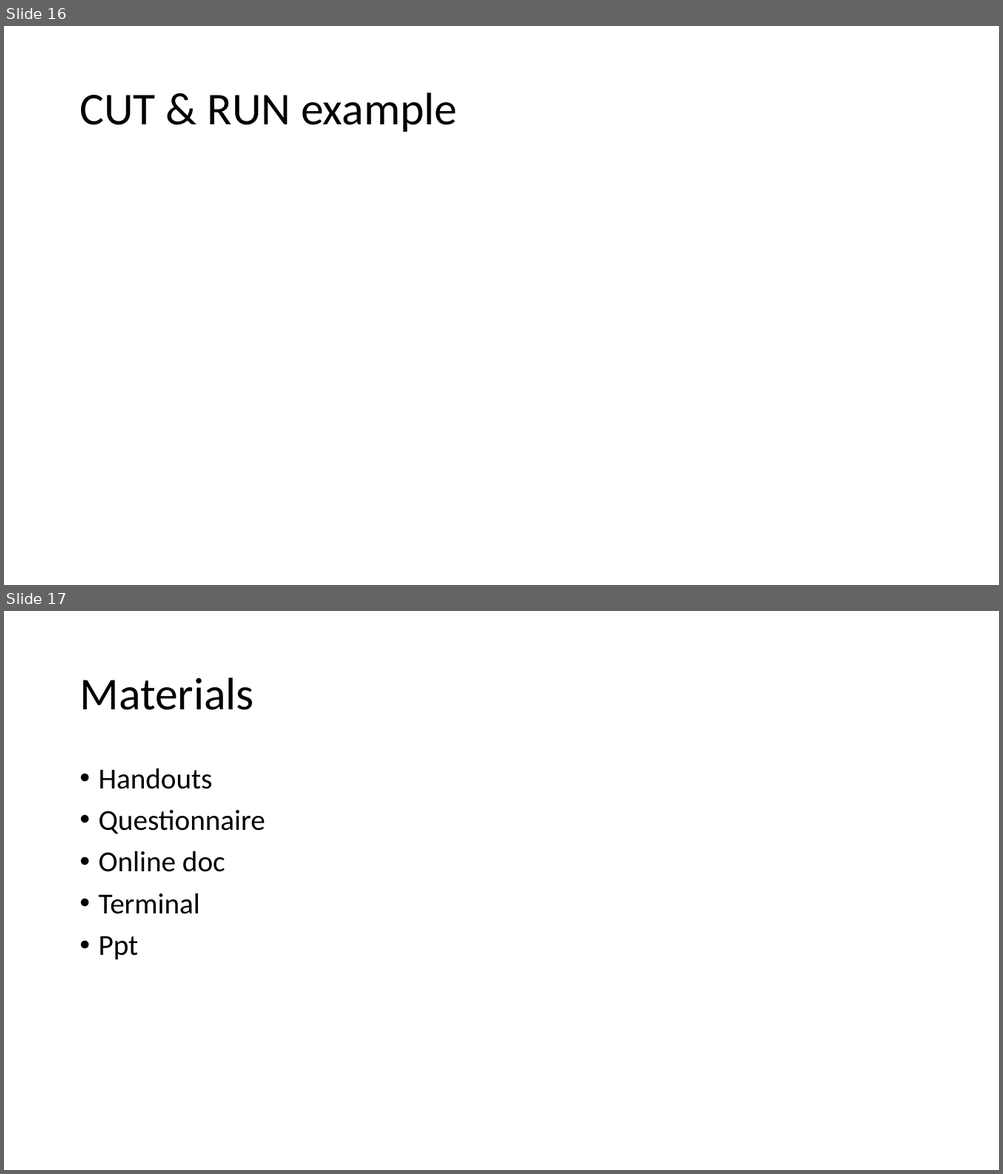
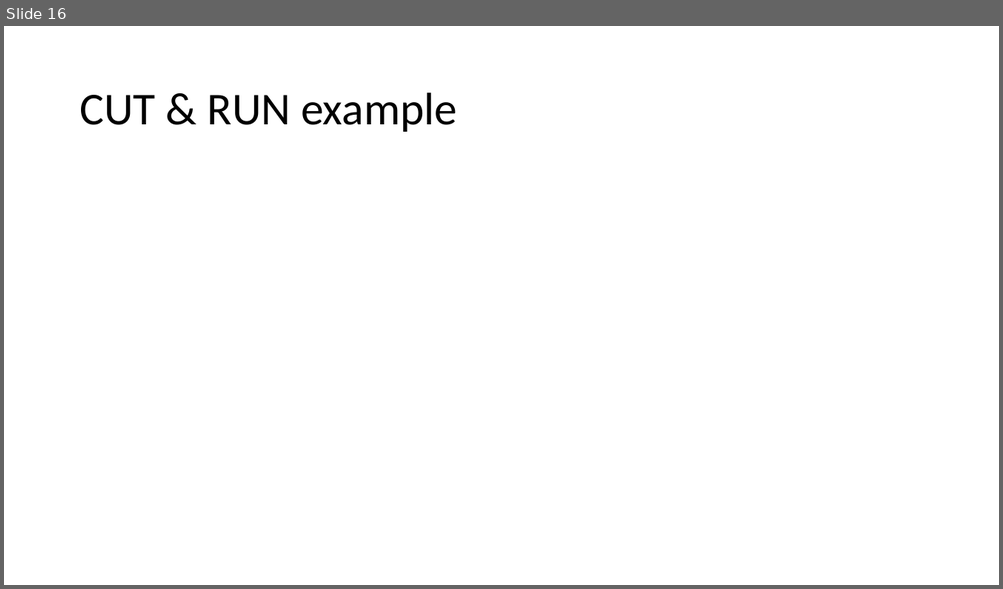
Before and after one commit to YichaoOU/HemTools, a slide deck: HemTools Tutorial.pptx. Shown one above the other, each under a label of ours: slides 16 and 17 before the commit, slide 16 after it. The pictures are 1003x1174 and 1003x589 pixels, drawn with LibreOffice and Linux fonts; fonts in the diff are those of the drawing. Boxes give left, top, right and bottom in pixels: in the first picture for what was removed or moved away, otherwise in the second. Text is boxed around its words. In the diff, an @@ line names an element or a change of style, - is before the commit and + after.

```diff
--- a/HemTools Tutorial.pptx
+++ b/HemTools Tutorial.pptx
@@ slide 17 removed at [4,611,999,1170], background #FFFFFF @@
@@ title removed at [79,678,253,710] @@
-Materials
@@ text removed at [99,768,265,960] @@
-• Handouts
-• Questionnaire
-• Online doc
-• Terminal
-• Ppt
```
Also in this commit, not shown: 2 slides changed, 10 other slides removed, 1 other file.
